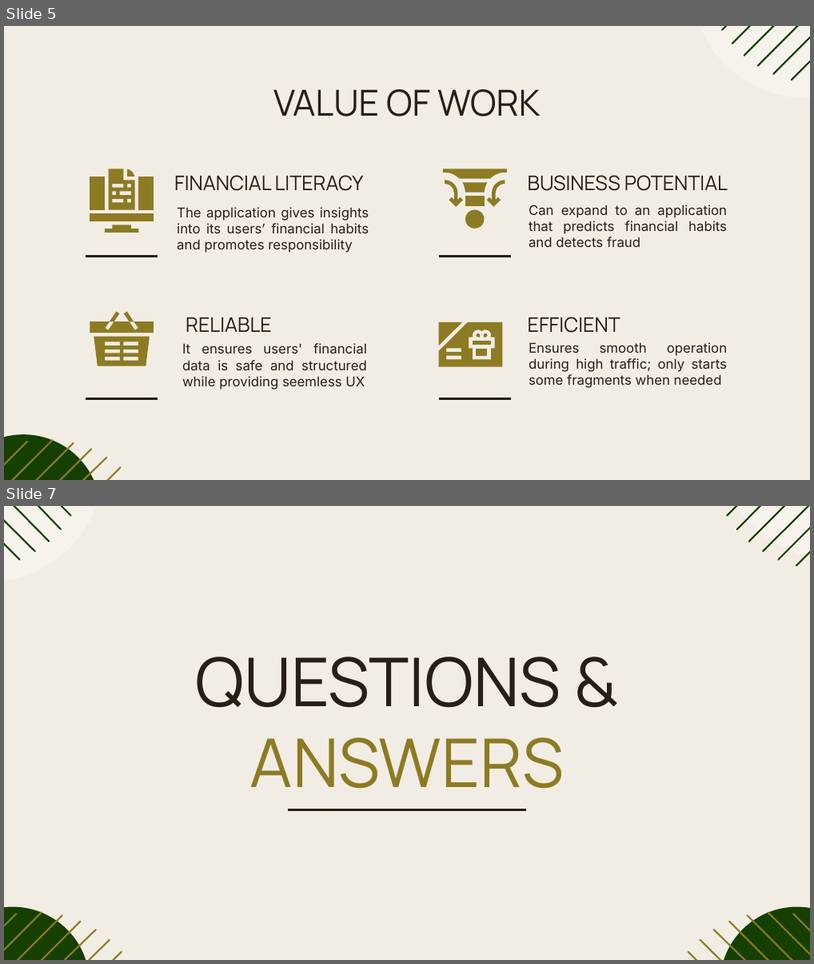
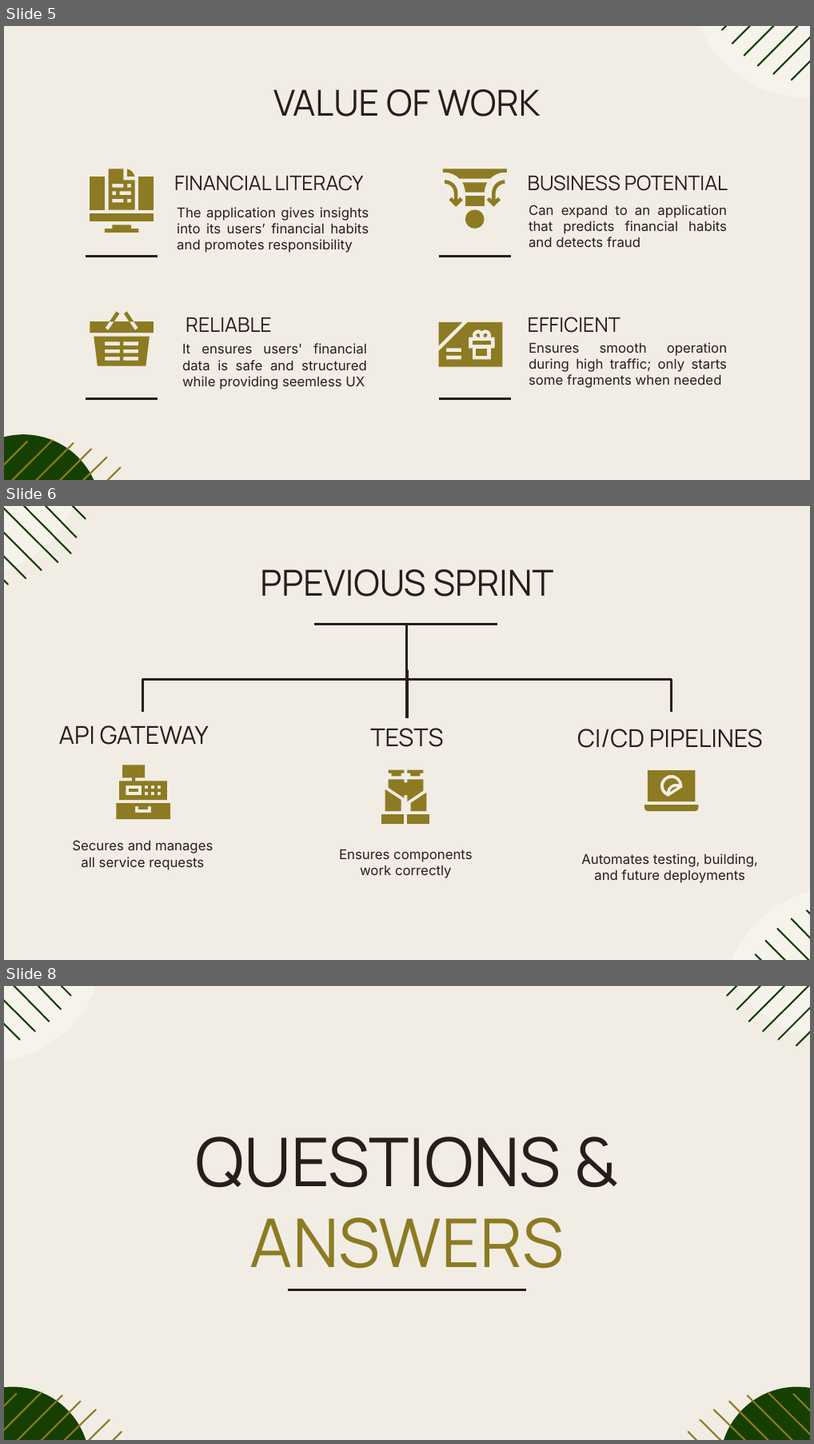
Before and after one commit to ViktoriaTodorova2003/SpendSense, a slide deck: Documentation/SpendSenseWeek8.pptx. Shown one above the other, each under a label of ours: slides 5 and 7 before the commit, slides 5, 6 and 8 after it; the slides between them are not shown. The pictures are 814x964 and 814x1444 pixels, drawn with LibreOffice and Linux fonts; fonts in the diff are those of the drawing. Boxes give left, top, right and bottom in pixels: in the first picture for what was removed or moved away, otherwise in the second. Text is boxed around its words. In the diff, an @@ line names an element or a change of style, - is before the commit and + after.

```diff
--- a/Documentation/SpendSenseWeek8.pptx
+++ b/Documentation/SpendSenseWeek8.pptx
@@ slide 6 added at bbox=[4, 506, 810, 960], background #F2EDE4 @@
@@ group added at bbox=[4, 506, 86, 584]: 7 freeform shapes, 1 ellipse @@
@@ title added at bbox=[260, 569, 554, 596], 32 pt, text #261E17 @@
+PPEVIOUS SPRINT
@@ line added from (314, 624) to (498, 624), #261E17 2.25 pt @@
@@ elbow line added from (407, 718) to (407, 623), #261E17 2.25 pt @@
@@ elbow line added from (672, 712) to (407, 647), #261E17 2.25 pt @@
@@ elbow line added from (142, 712) to (416, 680), #261E17 2.25 pt @@
@@ text added at bbox=[59, 725, 209, 744], 22 pt, text #261E17 @@
+API GATEWAY
@@ text added at bbox=[370, 728, 443, 747], 22 pt, text #261E17 @@
+TESTS
@@ text added at bbox=[578, 728, 762, 748], 22 pt, text #261E17 @@
+CI/CD PIPELINES
@@ freeform shape added at bbox=[119, 765, 167, 800], fill #8C7B23 @@
@@ freeform shape added at bbox=[129, 788, 138, 792], fill #8C7B23 @@
@@ group added at bbox=[382, 770, 430, 824]: 7 freeform shapes @@
@@ group added at bbox=[645, 770, 699, 811]: 4 freeform shapes @@
@@ freeform shape added at bbox=[116, 803, 170, 819], fill #8C7B23 @@
@@ text added at bbox=[72, 840, 213, 870], 12 pt, text #261E17 @@
+Secures and manages all service requests
@@ text added at bbox=[339, 848, 472, 878], 12 pt, text #261E17 @@
+Ensures components work correctly
@@ text added at bbox=[582, 853, 758, 883], 12 pt, text #261E17 @@
+Automates testing, building, and future deployments
@@ group added at bbox=[724, 888, 810, 960]: 5 freeform shapes, 1 ellipse @@
@@ what was slide 7 is now slide 8 @@
```
Also in this commit, not shown: 2 slides changed, 2 other files.
